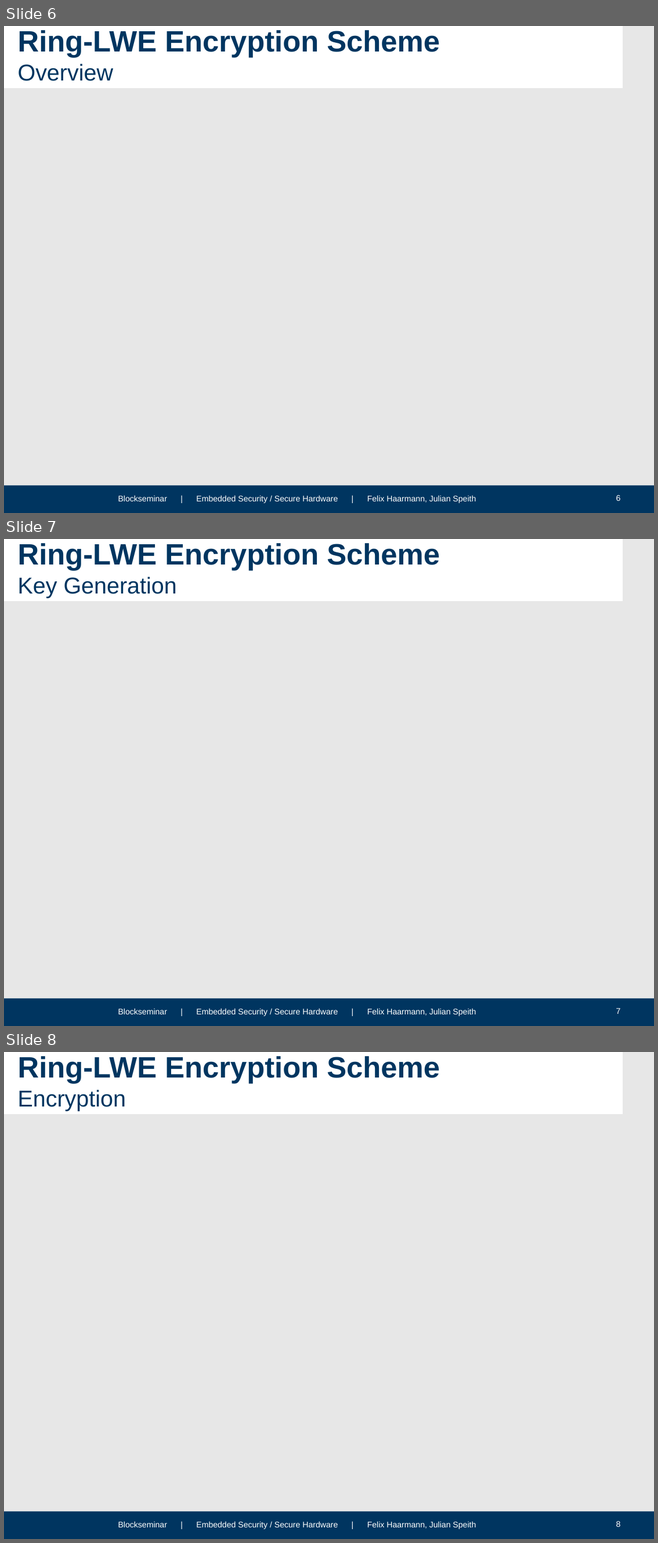
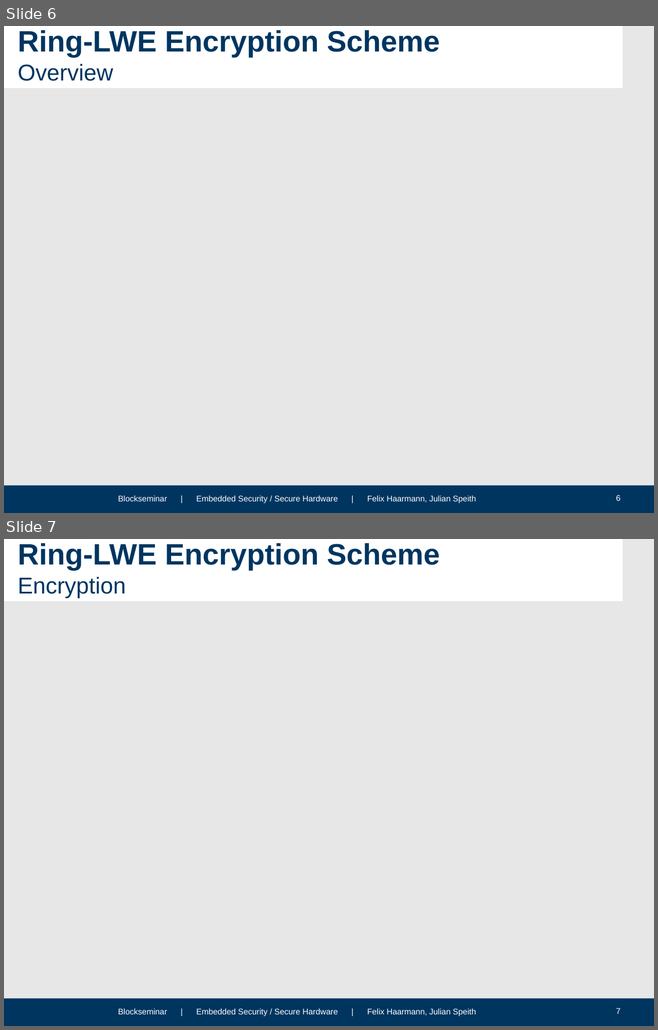
Before and after one commit to HFelixA/emsecseminar, a slide deck: presentation/Julian.pptx. Shown one above the other, each under a label of ours: slides 6, 7 and 8 before the commit, slides 6 and 7 after it. The pictures are 658x1543 and 658x1030 pixels, drawn with LibreOffice and Linux fonts; fonts in the diff are those of the drawing; grey boxes stand for pictures; background and template pictures are left out. Boxes give left, top, right and bottom in pixels: in the first picture for what was removed or moved away, otherwise in the second. Text is boxed around its words. In the diff, an @@ line names an element or a change of style, - is before the commit and + after.

```diff
--- a/presentation/Julian.pptx
+++ b/presentation/Julian.pptx
@@ slide 7 removed at <box>4,539,654,1026</box>, background #E7E7E7; not listed: 4 template elements that a slide beside it also shows @@
@@ title removed at <box>18,543,440,598</box> @@
-Ring-LWE Encryption Scheme
-Key Generation
@@ what was slide 8 is now slide 7 @@
@@ page number at <box>616,1008,621,1014</box>: text changed @@
-8
+7
```
Also in this commit, not shown: 1 slide changed, 2 other slides removed.
